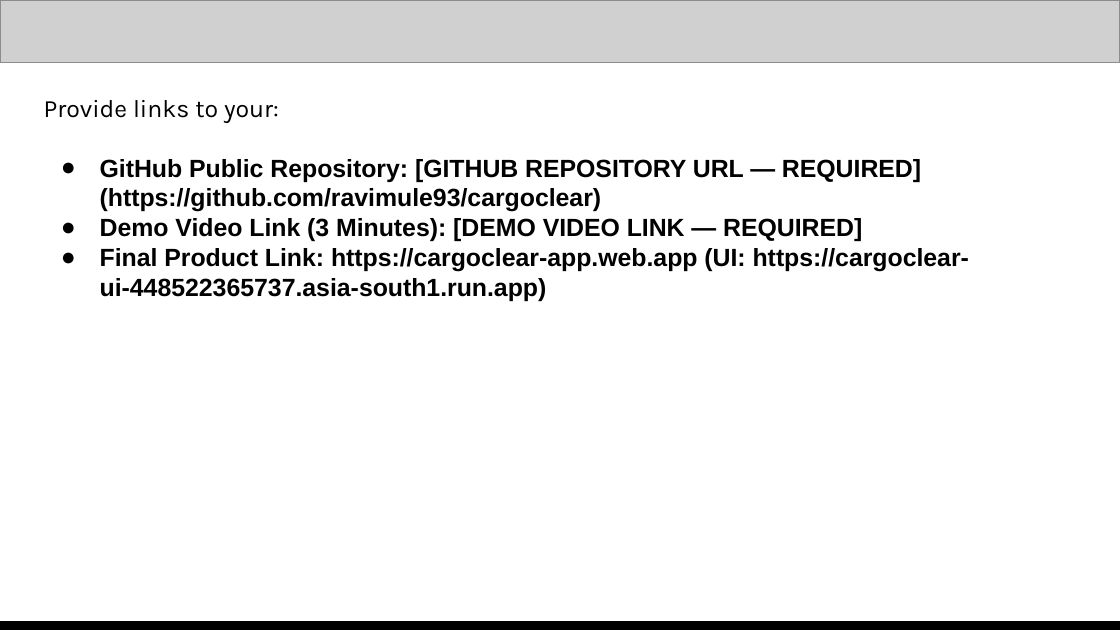
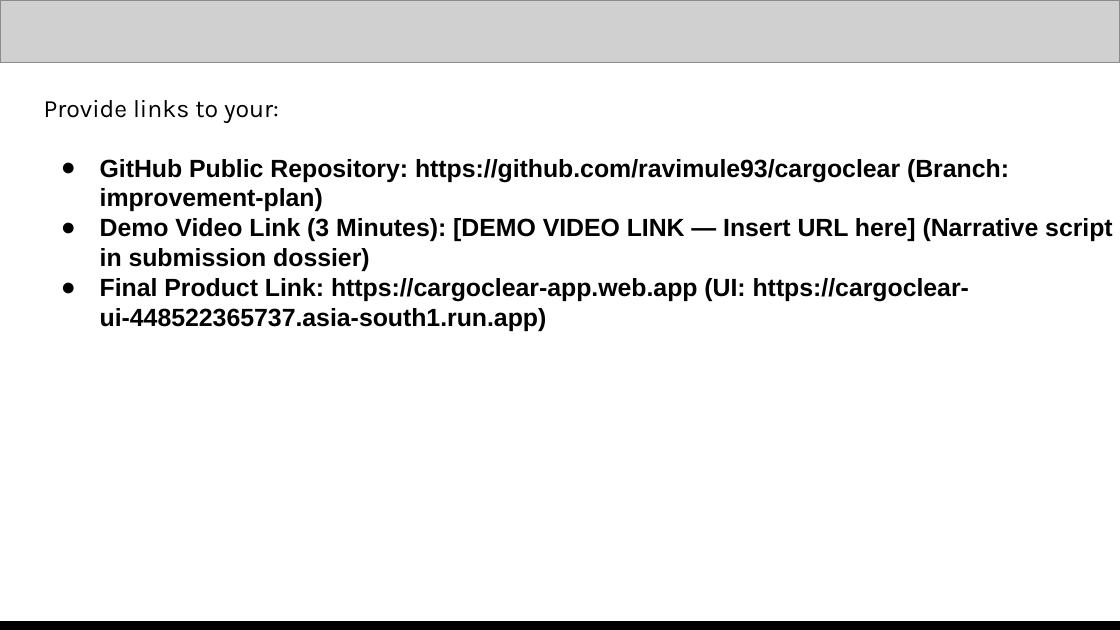
Before and after one commit to ravimule93/cargoclear, a slide deck: slide 14 of submission/CargoClear_AI_Builder_Cup_Submission.pptx. Drawn at 1120x630 pixels with LibreOffice and Linux fonts; fonts in the diff are those of the drawing; grey boxes stand for pictures. Boxes give left, top, right and bottom in pixels: in the first picture for what was removed or moved away, otherwise in the second. Text is boxed around its words. In the diff, an @@ line names an element or a change of style, - is before the commit and + after.

Commit message:
docs(submission): align all submission dossier, readmes, deck, and video script for CargoClear

```diff
--- a/submission/CargoClear_AI_Builder_Cup_Submission.pptx
+++ b/submission/CargoClear_AI_Builder_Cup_Submission.pptx
@@ text at (100, 159, 1113, 271): text changed @@
-● GitHub Public Repository: [GITHUB REPOSITORY URL — REQUIRED] (https://github.com/ravimule93/cargoclear)
-● Demo Video Link (3 Minutes): [DEMO VIDEO LINK — REQUIRED]
+● GitHub Public Repository: https://github.com/ravimule93/cargoclear (Branch: improvement-plan)
+● Demo Video Link (3 Minutes): [DEMO VIDEO LINK — Insert URL here] (Narrative script in submission dossier)
```
Also in this commit, not shown: 4 other slides changed, 5 other files.
